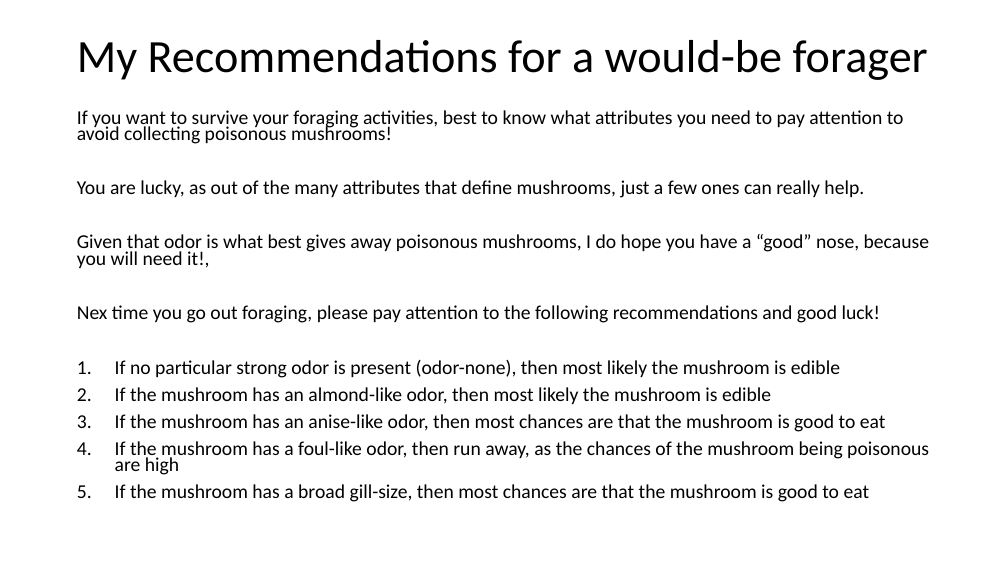
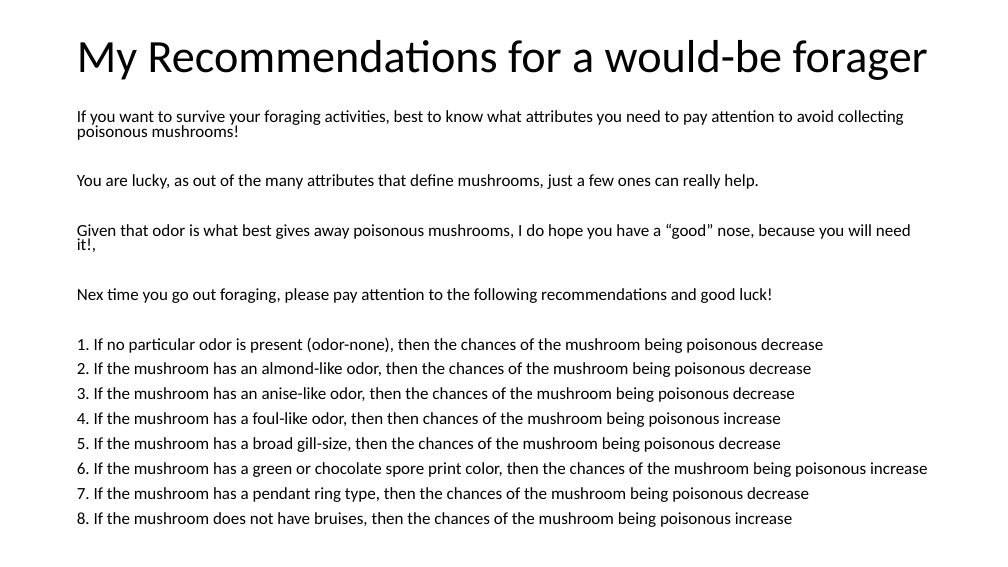
Before and after one commit to vhdezfranco/MasteCard-Mushrooms, a slide deck: slide 3 of Financial Crime – Data Science Technical Exercise - VeniaminHernandez.pptx. Drawn at 1008x567 pixels with LibreOffice and Linux fonts; fonts in the diff are those of the drawing. Boxes give left, top, right and bottom in pixels: in the first picture for what was removed or moved away, otherwise in the second. Text is boxed around its words. In the diff, an @@ line names an element or a change of style, - is before the commit and + after.

```diff
--- a/Financial Crime – Data Science Technical Exercise - VeniaminHernandez.pptx
+++ b/Financial Crime – Data Science Technical Exercise - VeniaminHernandez.pptx
@@ text at (77, 110, 911, 303): size 18.7 to 16.2 pt in "If you want to survive your foraging ...", "You are lucky, as out of the ...", "Given that odor is what best gives ...", "Nex time you go out foraging, please ..." @@
@@ text at (77, 338, 927, 527): text changed; size 18.7 to 16.2 pt @@
-1. If no particular strong odor is present (odor-none), then most likely the mushroom is edible
-2. If the mushroom has an almond-like odor, then most likely the mushroom is edible
-3. If the mushroom has an anise-like odor, then most chances are that the mushroom is good to eat
-4. If the mushroom has a foul-like odor, then run away, as the chances of the mushroom being poisonous are high
-5. If the mushroom has a broad gill-size, then most chances are that the mushroom is good to eat
+1. If no particular odor is present (odor-none), then the chances of the mushroom being poisonous decrease
+2. If the mushroom has an almond-like odor, then the chances of the mushroom being poisonous decrease
+3. If the mushroom has an anise-like odor, then the chances of the mushroom being poisonous decrease
+4. If the mushroom has a foul-like odor, then then chances of the mushroom being poisonous increase
+5. If the mushroom has a broad gill-size, then the chances of the mushroom being poisonous decrease
+6. If the mushroom has a green or chocolate spore print color, then the chances of the mushroom being poisonous increase
+7. If the mushroom has a pendant ring type, then the chances of the mushroom being poisonous decrease
+8. If the mushroom does not have bruises, then the chances of the mushroom being poisonous increase
```
